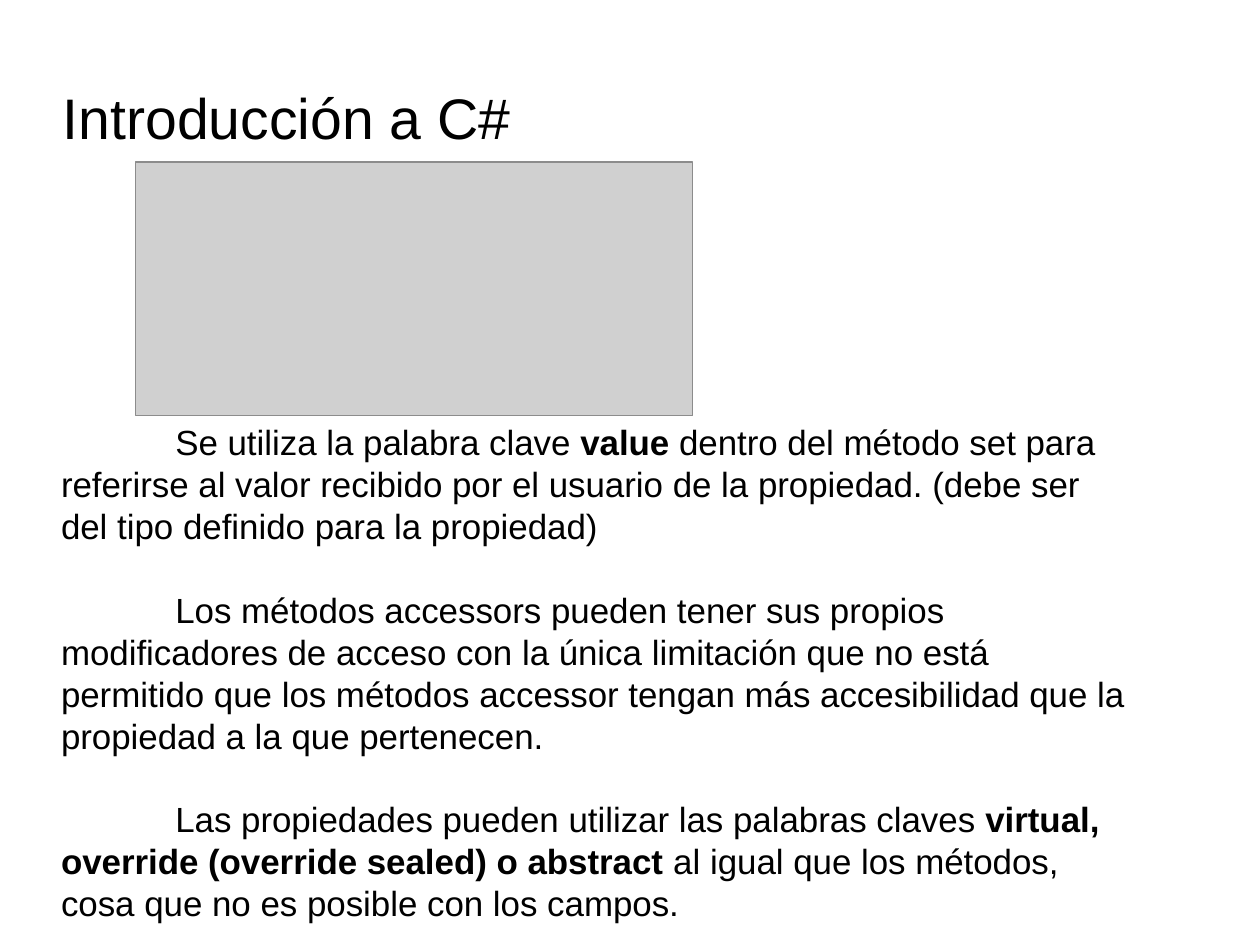
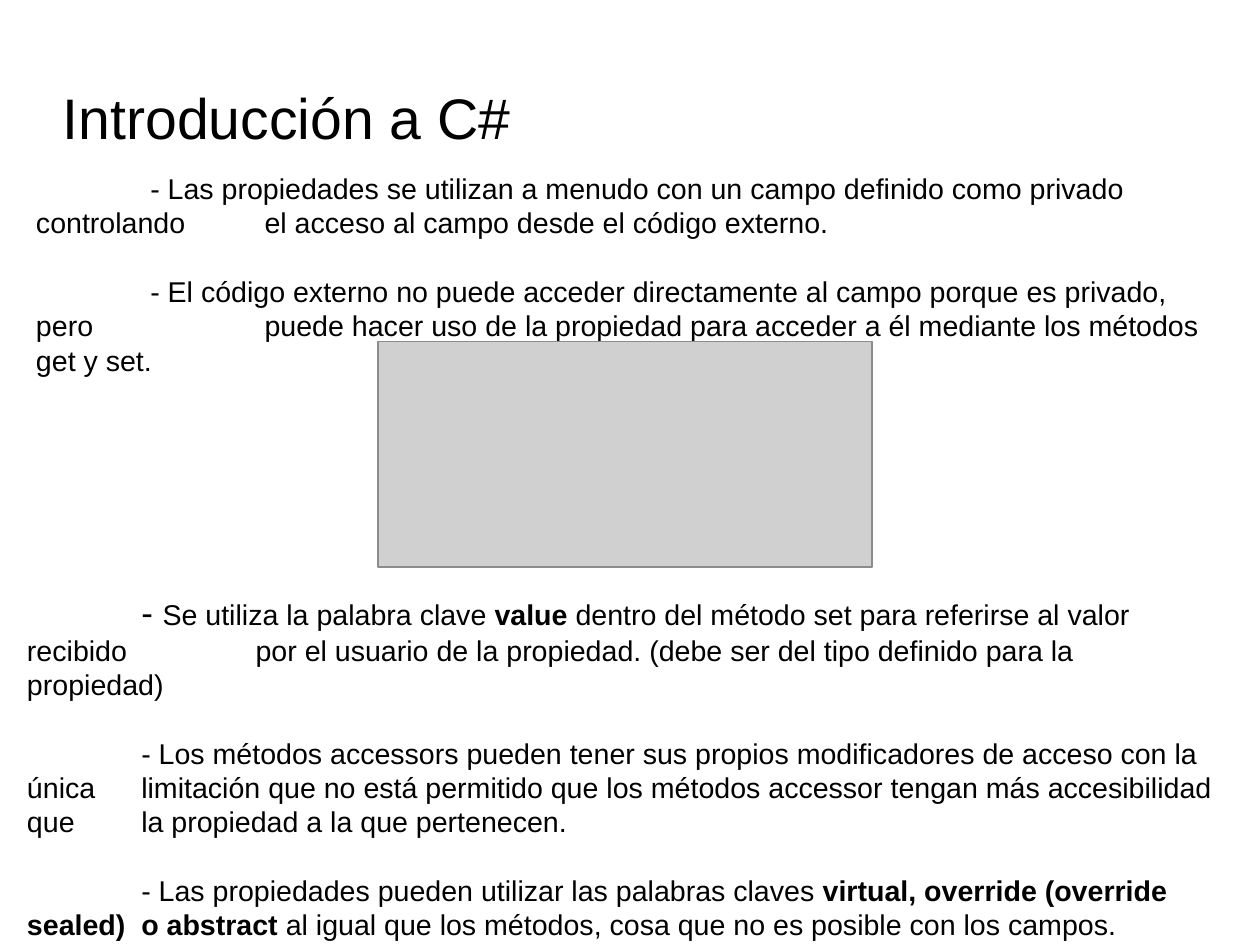
Before and after one commit to videojuegos-abastos/PMV, a slide deck: slide 8 of te/Tema 4 (Chema)/t4.3.- Definiendo miembros de una clase.odp. Drawn at 1260x945 pixels with LibreOffice and Linux fonts; fonts in the diff are those of the drawing; grey boxes stand for pictures; background and template pictures are left out. Boxes give left, top, right and bottom in pixels: in the first picture for what was removed or moved away, otherwise in the second. Text is boxed around its words. In the diff, an @@ line names an element or a change of style, - is before the commit and + after.

```diff
--- a/te/Tema 4 (Chema)/t4.3.- Definiendo miembros de una clase.odp
+++ b/te/Tema 4 (Chema)/t4.3.- Definiendo miembros de una clase.odp
@@ title added at box(36, 178, 1199, 376), 18 pt, text #000000 @@
+- Las propiedades se utilizan a menudo con un campo definido como privado controlando el acceso al campo desde el código externo.
+- El código externo no puede acceder directamente al campo porque es privado, pero puede hacer uso de la propiedad para acceder a él mediante los métodos get y set.
@@ picture: place and size @@
-picture at box(136, 162, 693, 416)
+picture at box(378, 342, 872, 567)
@@ title "- Se utiliza la palabra ..." at box(27, 604, 1212, 941): vertical alignment middle to top @@
@@ title at box(27, 604, 1212, 941): text changed; size 22 to 18 pt @@
-Se utiliza la palabra clave value dentro del método set para referirse al valor recibido por el usuario de la propiedad. (debe ser del tipo definido para la propiedad)
-Los métodos accessors pueden tener sus propios modificadores de acceso con la única limitación que no está permitido que los métodos accessor tengan más accesibilidad que la propiedad a la que pertenecen.
-Las propiedades pueden utilizar las palabras claves virtual, override (override sealed) o abstract al igual que los métodos, cosa que no es posible con los campos.
+- Se utiliza la palabra clave value dentro del método set para referirse al valor recibido por el usuario de la propiedad. (debe ser del tipo definido para la propiedad)
+- Los métodos accessors pueden tener sus propios modificadores de acceso con la única limitación que no está permitido que los métodos accessor tengan más accesibilidad que la propiedad a la que pertenecen.
+- Las propiedades pueden utilizar las palabras claves virtual, override (override sealed) o abstract al igual que los métodos, cosa que no es posible con los campos.
```
Also in this commit, not shown: 20 other slides changed, 1 slide added, 4 slides removed, 1 other file.
